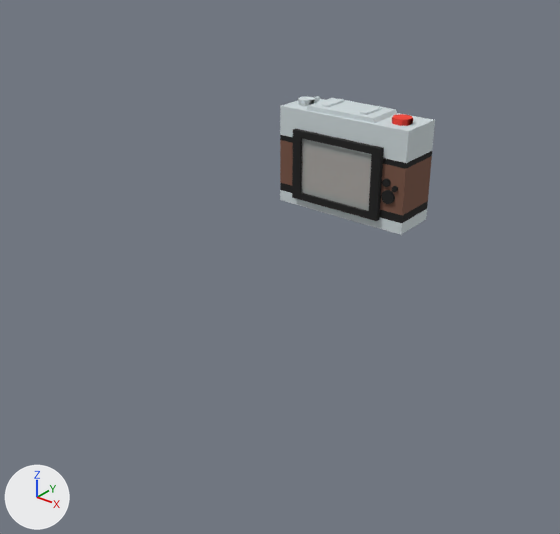
Two versions of the glTF model meshes/Camera.glb, one commit apart.
Camera for both pictures: a 50 mm camera at (1.49, -2.32, 0.8) aimed at (-0.14, -0.28, -0.46). Lighting does not change. The marker at lower left points along +X, +Y and +Z. Vertices at the same position are counted once.

The first picture shows 'Node'.
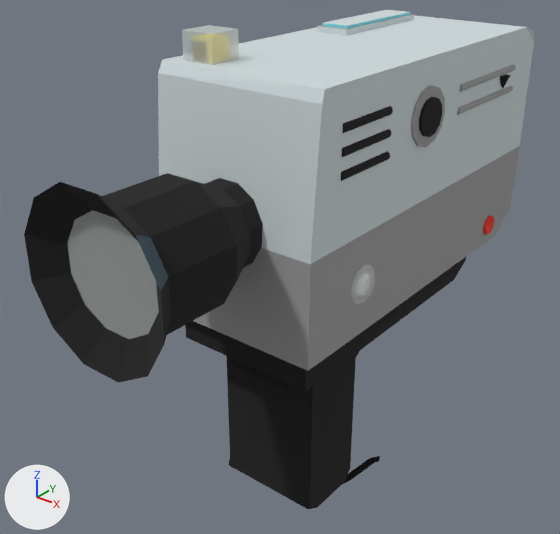
Pixel boxes (x1, y1, x2, y2) of what changed, in the pictures (560 x 534 px; the box of a moved part takes in the faces that stretch with it):
'Node', reshaped (228% wider, 257% taller): before (280, 96, 435, 235); after (24, 10, 534, 509)
part 1 of me_node_mesh, moved or reshaped: before (392, 114, 413, 126); after (411, 85, 445, 147)
part 2 of me_node_mesh, added: after (460, 64, 516, 92)
part 3 of me_node_mesh, added: after (457, 85, 513, 115)
part 4 of me_node_mesh, added: after (351, 264, 375, 305)
part 5 of me_node_mesh, added (black): after (342, 129, 391, 157)
part 6 of me_node_mesh, added (black): after (342, 106, 393, 133)
part 7 of me_node_mesh, added (black): after (341, 151, 390, 181)
part 8 of me_node_mesh, added: after (182, 25, 239, 65)
part 9 of me_node_mesh, moved or reshaped (not visible afterwards): before (382, 178, 391, 187)
part 10 of me_node_mesh, deleted: before (280, 96, 435, 235)
part 11 of me_node_mesh, added: after (24, 10, 534, 509)

What the commit changed:
Material 'mat17' (mat_mat17) is new.
Its base color is (0.06, 0.1, 0.13) (dark blue #455965).
Its roughness is 1.0.
Material 'mat24' (mat_mat24) is new.
Its base color is (0.83, 0.89, 0.87) (white #ebf2f0).
Its roughness is 0.7.
Its alpha is 0.4.
Material 'mat3' (mat_mat3) is new.
Its base color is (0.22, 0.74, 0.83) (cyan #81dfeb).
Its roughness is 1.0.
Material 'mat21' (mat_mat21) is new.
Its base color is (1.0, 1.0, 1.0) (white #ffffff).
Its roughness is 1.0.
Material 'mat12' (mat_mat12) is new.
Its base color is (1.0, 0.83, 0.04) (yellow #ffeb38).
Its roughness is 1.0.
Material 'mat18' (mat_mat18) is new.
Its base color is (1.0, 0.61, 0.25) (beige #ffcd89).
Its roughness is 1.0.
me_node_mesh is used by ob_node; location (0.0, 0.0, 0.0).
me_node_mesh had 452 vertices, 836 faces and spanned x -0.289..0.254, y -0.11..0.24, z -0.287..0.108.
me_node_mesh now has 4648 vertices, 7981 faces and spans x -0.309..0.341, y -1.233..0.827, z -1.528..0.425.
me_node_mesh part 1: the loose piece of 24 vertices spanning x 0.149..0.219, y -0.051..0.019, z 0.036..0.106 is multiplied about its middle by the matrix ((0.11, 0.01, -2.858), (2.855, -0.12, 0.109), (-0.119, -2.857, -0.015)), then moved by (0.038, -0.067, 0.073), in mat_mat22 (grey #a0a0a0).
me_node_mesh part 2: a new loose piece, a 12-sided cylinder along y spanning x 0.281..0.321, y 0.137..0.577, z 0.18..0.21, in mat_mat22 (grey #a0a0a0).
me_node_mesh part 3: a new loose piece, a 12-sided cylinder along y spanning x 0.281..0.321, y 0.137..0.577, z 0.1..0.13, in mat_mat22 (grey #a0a0a0).
me_node_mesh part 4: a new loose piece, a UV sphere (12 segments, 9 rings, poles along x) spanning x 0.14..0.34, y -0.518..-0.321, z -0.433..-0.237, in mat_mat24 (white #ebf2f0).
me_node_mesh part 5: a new loose piece, a 12-sided cylinder along y spanning x 0.291..0.321, y -0.568..-0.318, z 0.125..0.155, in mat_mat23 (black #191919).
me_node_mesh part 6: a new loose piece, a 12-sided cylinder along y spanning x 0.291..0.321, y -0.568..-0.318, z 0.195..0.225, in mat_mat23 (black #191919).
me_node_mesh part 7: a new loose piece, a 12-sided cylinder along y spanning x 0.291..0.321, y -0.568..-0.318, z 0.055..0.085, in mat_mat23 (black #191919).
me_node_mesh part 8: a new loose piece, a box spanning x -0.249..-0.129, y -0.618..-0.498, z 0.305..0.425, in mat_mat25 (white #ebf2f0).
me_node_mesh part 9: the loose piece of 24 vertices spanning x 0.169..0.199, y -0.101..-0.071, z -0.124..-0.094 is multiplied about its middle by the matrix ((-0.248, 0.185, 1.18), (1.189, 0.15, 0.226), (-0.111, 1.197, -0.211)), then moved by (-0.108, -0.428, -0.003), in mat_mat18 (beige #ffcd89).
me_node_mesh part 10: 12 loose pieces with 332 vertices, spanning x -0.289..0.254, y -0.11..0.24, z -0.287..0.108, are deleted.
me_node_mesh part 11: 4188 vertices added at x -0.309..0.341, y -1.233..0.827, z -1.528..0.365.
me_node_mesh now uses material mat_mat24 (white #ebf2f0).
me_node_mesh now uses material mat_mat17 (dark blue #455965).
me_node_mesh now uses material mat_mat21 (white #ffffff).
me_node_mesh now uses material mat_mat3 (cyan #81dfeb).
me_node_mesh now uses material mat_mat12 (yellow #ffeb38).
me_node_mesh now uses material mat_mat18 (beige #ffcd89).
